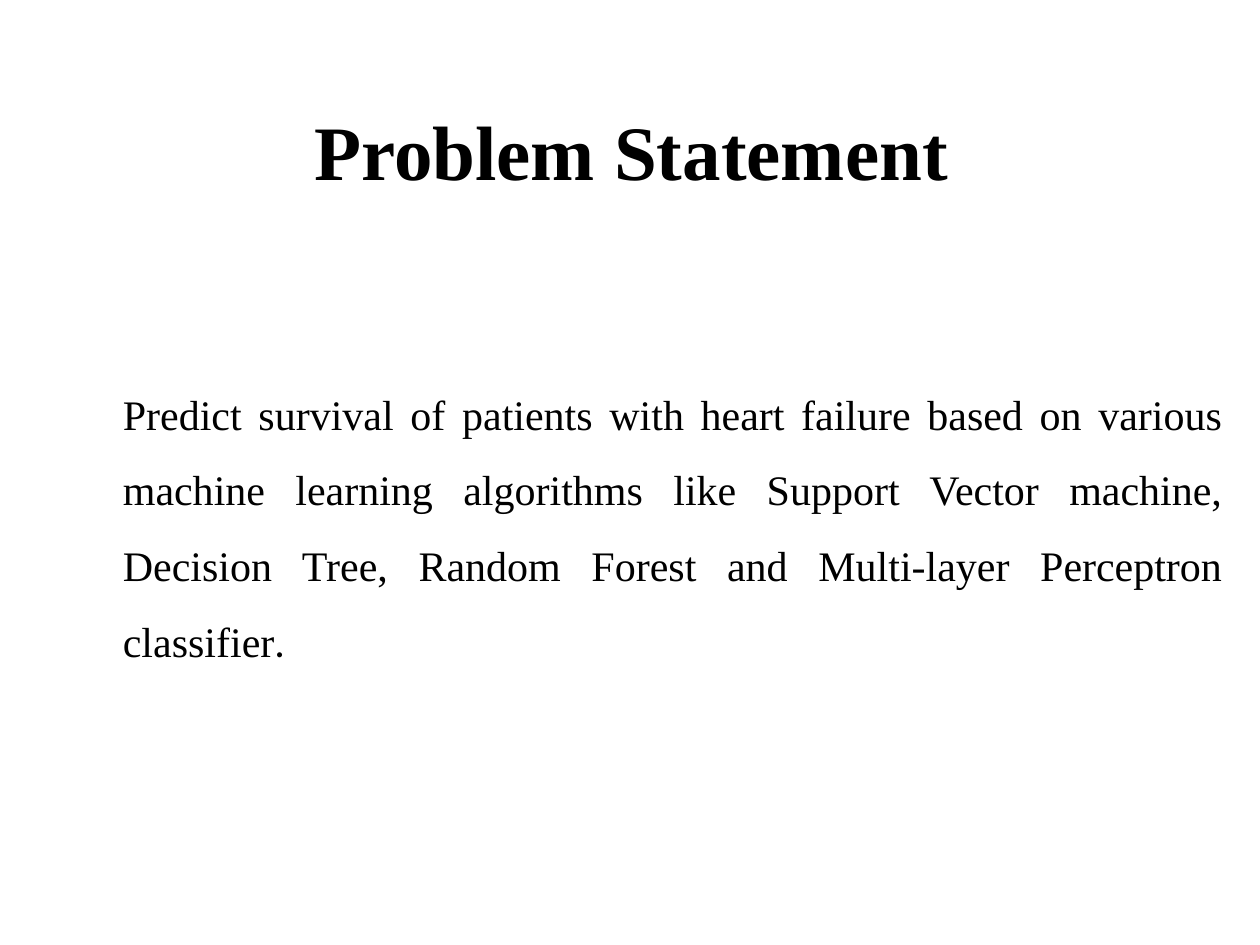
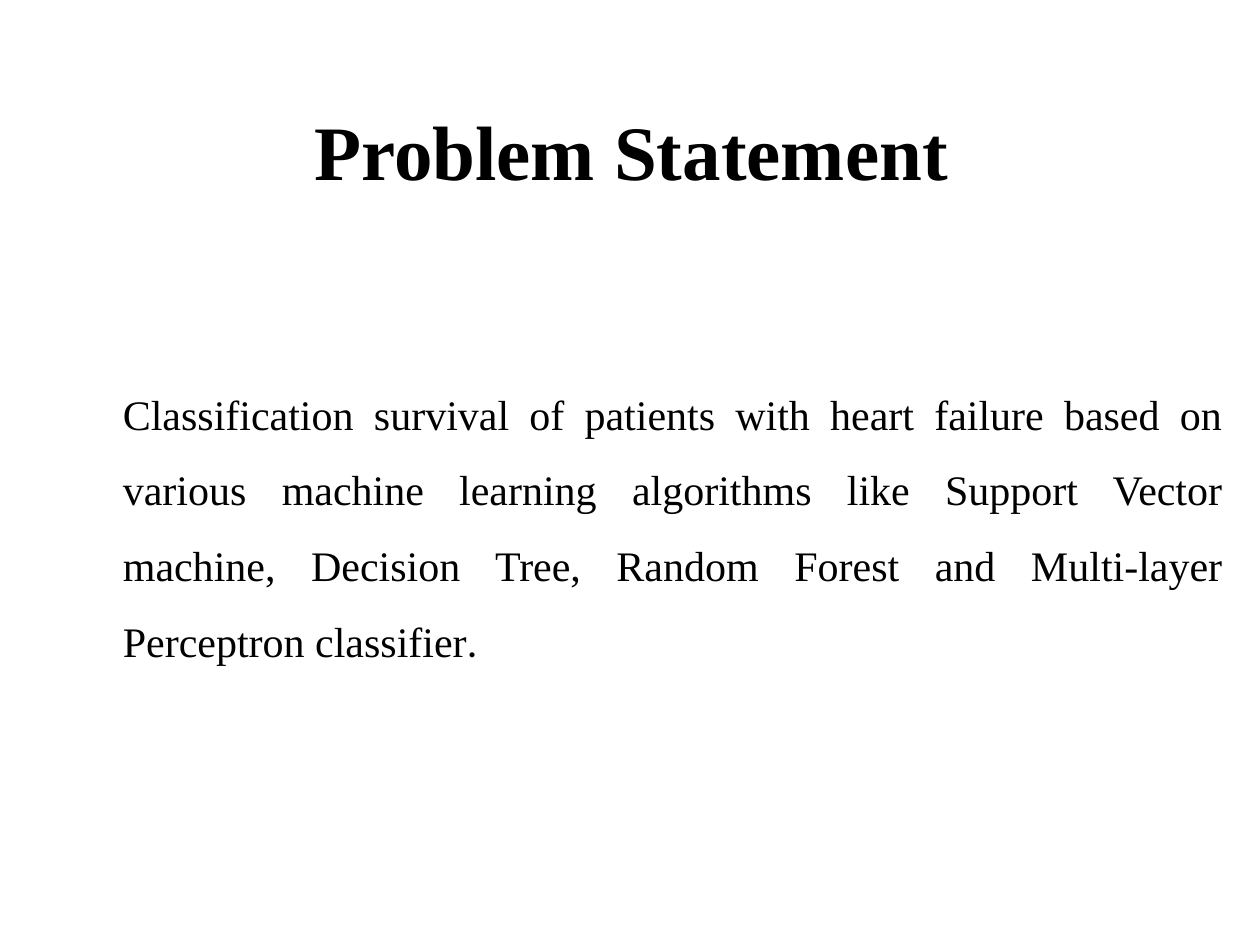
Before and after one commit to sathyapramod/ml-heart-survial, a slide deck: slide 7 of SathyaPramod.pptx. Drawn at 1260x945 pixels with LibreOffice and Linux fonts; fonts in the diff are those of the drawing; background and template pictures are left out. Boxes give left, top, right and bottom in pixels: in the first picture for what was removed or moved away, otherwise in the second. Text is boxed around its words. In the diff, an @@ line names an element or a change of style, - is before the commit and + after.

```diff
--- a/SathyaPramod.pptx
+++ b/SathyaPramod.pptx
@@ text at [123,400,1223,666]: text changed @@
-Predict survival of patients with heart failure based on various machine learning algorithms like Support Vector machine, Decision Tree, Random Forest and Multi-layer Perceptron classifier.
+Classification survival of patients with heart failure based on various machine learning algorithms like Support Vector machine, Decision Tree, Random Forest and Multi-layer Perceptron classifier.
```
Also in this commit, not shown: 4 other slides changed, 1 other file.
